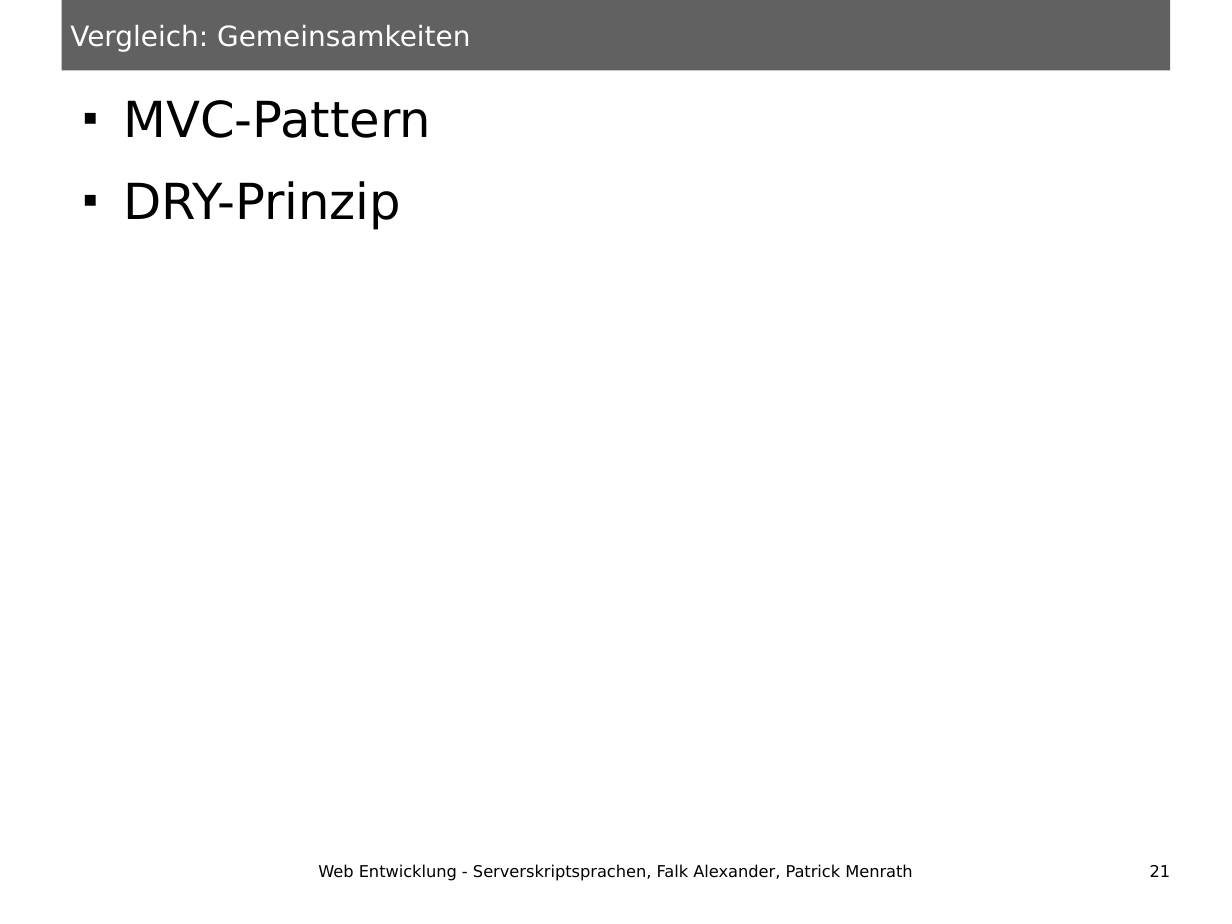
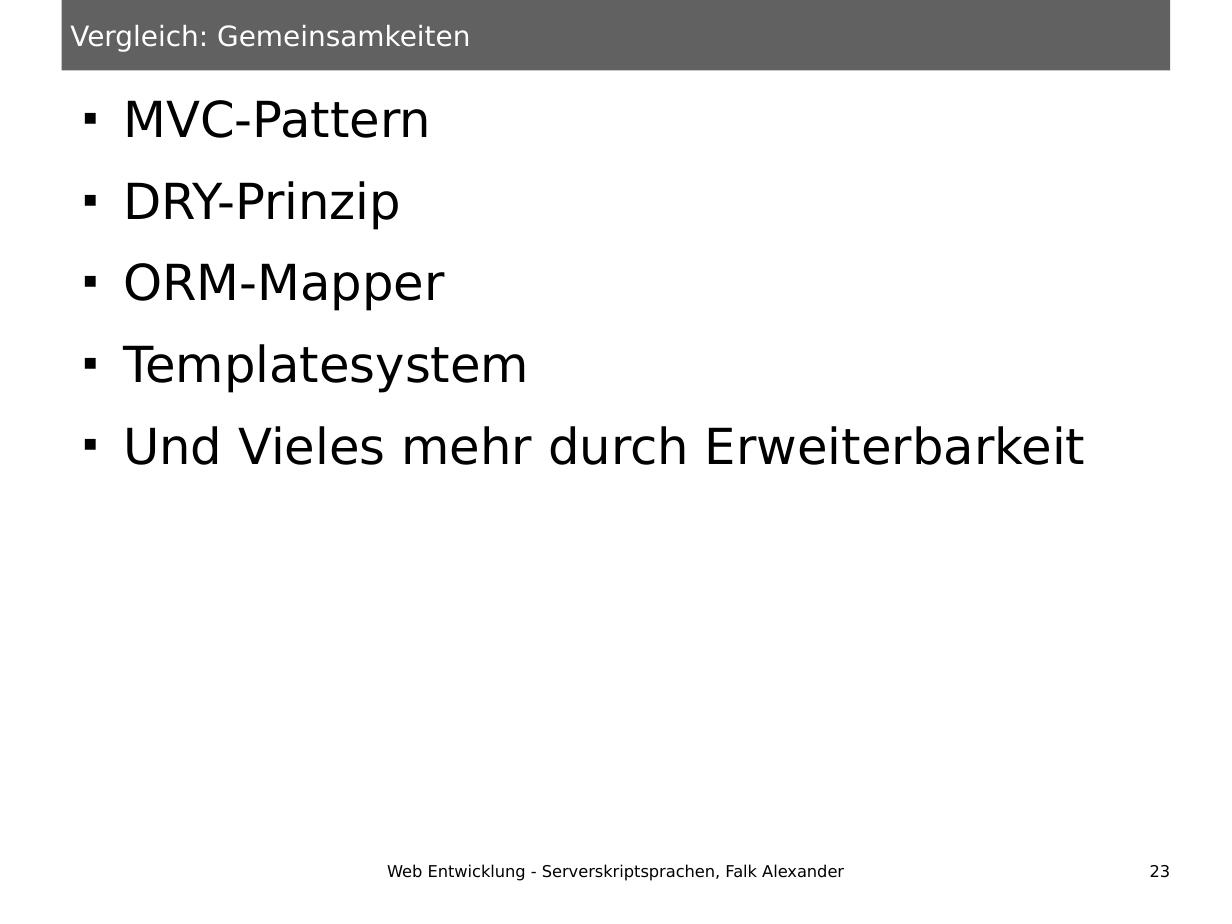
Before and after one commit to ungeziefer9488/HSA-SWS-SoSe13-Serverskriptsprachen, a slide deck: slide 23 of Vortrag.odp (slide 21 before the commit). Drawn at 1232x924 pixels with LibreOffice and Linux fonts; fonts in the diff are those of the drawing. Boxes give left, top, right and bottom in pixels: in the first picture for what was removed or moved away, otherwise in the second. Text is boxed around its words. In the diff, an @@ line names an element or a change of style, - is before the commit and + after.

```diff
--- a/Vortrag.odp
+++ b/Vortrag.odp
@@ text at <box>123,263,1085,465</box>: paragraphs added @@
+■ ORM-Mapper
+■ Templatesystem
+■ Und Vieles mehr durch Erweiterbarkeit
@@ text at <box>387,864,844,881</box>: text changed @@
-Web Entwicklung - Serverskriptsprachen, Falk Alexander, Patrick Menrath
+Web Entwicklung - Serverskriptsprachen, Falk Alexander
@@ page number at <box>1150,865,1171,878</box>: text changed @@
-21
+23
```
Also in this commit, not shown: 21 other slides changed, 2 slides added.
